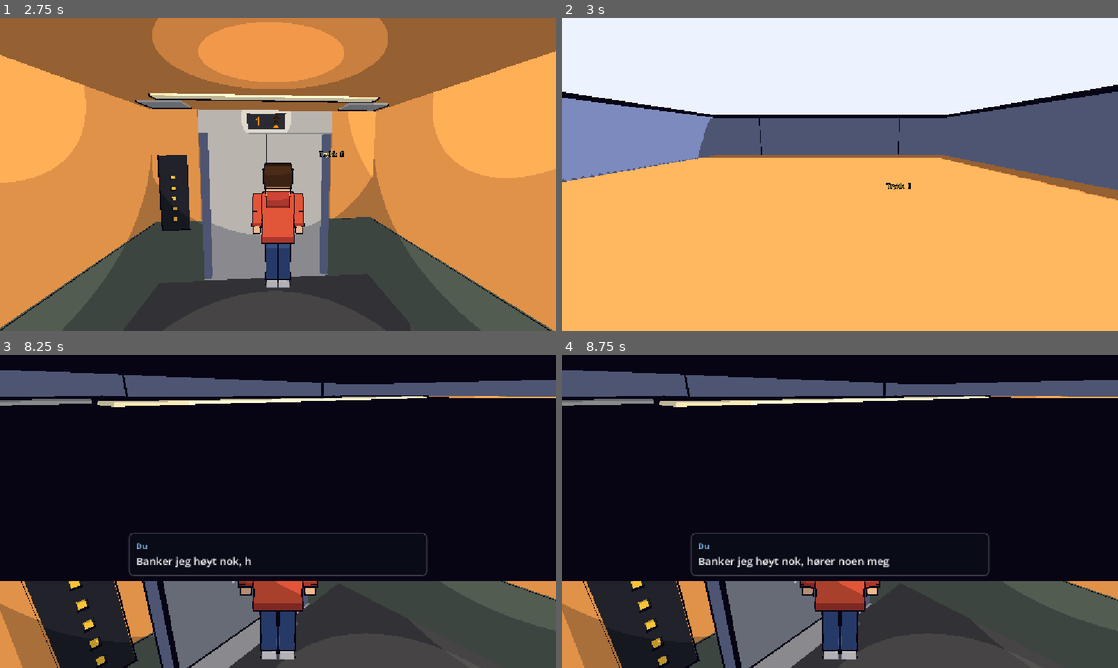
Above: before the commit, frames 1-4 (two rows, left to right).
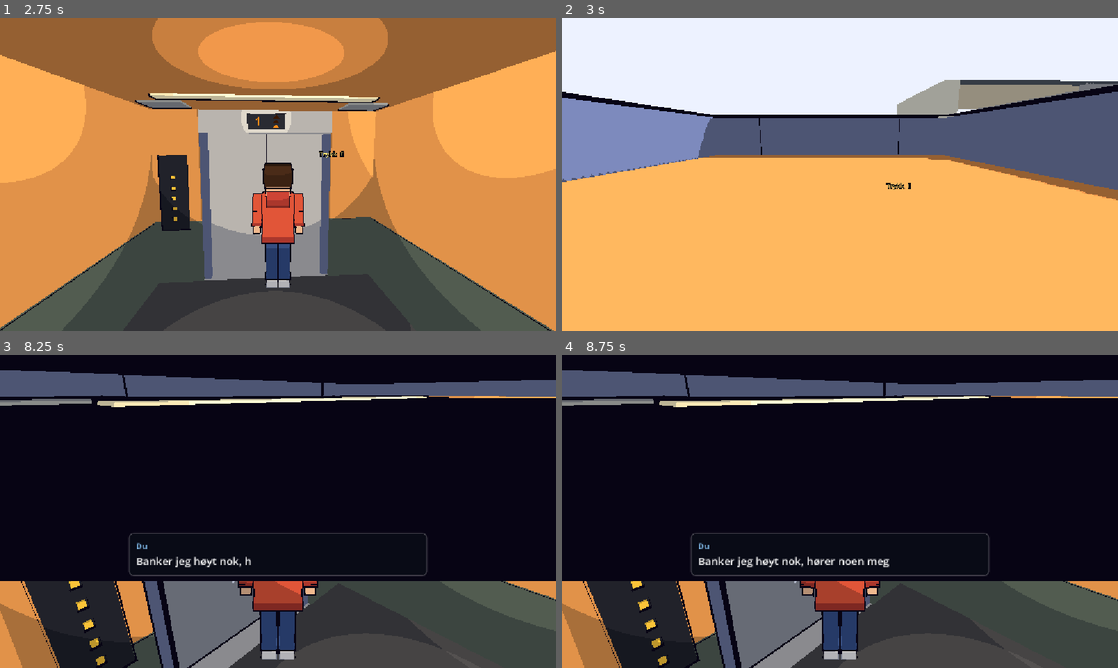
Above: after the commit, the same moments.

Repository: AJC0520/student_game
Game: Godot game, scene res://scenes/main.tscn
Same seed, same stepped clock (60 frames per second), same inputs: the game is played once before the commit and once after it.
Inputs (mouse positions are in pixels of both pictures, inside the frame that each line leads up to):
- Up to frame 1 (2.75 s): tap Enter at 0.5 s; move the mouse to (305, 174) at 0.52 s; hold W (move_forward) from 0.53 s (still down); tap E (interact) at 0.6 s; tap Space (jump) at 0.77, 1.52 s; move the mouse to (250, 174) at 1.27 s; tap Shift (sprint) at 1.35 s; move the mouse to (289, 168) at 2.02 s; hold V (toggle_view) from 2.03 s (still down)
- Up to frame 2 (3 s): keep holding W (move_forward); tap Space (jump) at 2.75 s; move the mouse to (834, 180) at 2.77 s; release V (toggle_view) at 2.78 s; tap E (interact) at 2.85 s
- Up to frame 3 (8.25 s): tap Space (jump) at 3.02, 3.77, 4.52, 5, 6.02, 6.77, 7.52 s; move the mouse to (316, 514) at 3.52 s; hold Shift (sprint) 3.53-4.28 s; tap Enter at 4.25, 6.5 s; move the mouse to (233, 508) at 4.27 s; tap V (toggle_view) at 4.35 s; move the mouse to (283, 511) at 5.02 s; tap E (interact) at 5.1, 7.35 s; move the mouse to (255, 505) at 5.77 s; release W (move_forward) at 5.78 s; hold D (move_right) 5.78-6.53 s; tap Shift (sprint) at 5.85 s; move the mouse to (305, 511) at 6.52 s; hold V (toggle_view) 6.53-7.28 s; hold W (move_forward) from 6.53 s (still down); move the mouse to (250, 511) at 7.27 s; move the mouse to (289, 505) at 8.02 s; hold Shift (sprint) from 8.03 s (still down)
- Up to frame 4 (8.75 s): keep holding W (move_forward); keep holding Shift (sprint)

Frame 1 is identical in both runs. In frame 2, 2.6% of the frame differs, in the area x 60-100%, y 19-46%; in frame 3, less than 0.1%; in frame 4, less than 0.1%.

Commit message:
feat(level): add group rooms, corridor slat ceiling and plaster band
A4-145 and A4-147 become real rooms with birch-framed glass fronts, doors, tables, chairs and whiteboards. The corridor gets a raised wooden-slat ceiling with downlights, plaster bands above the fronts and ends, and taller glass. New solids get colliders and the Plaster and SlatWood toon colors are added.

Diff:
--- a/godot_project/assets/material_colors.json
+++ b/godot_project/assets/material_colors.json
@@ -484,6 +484,11 @@
   0.33,
   0.22
  ],
+ "Toon_Plaster": [
+  0.86,
+  0.86,
+  0.82
+ ],
  "Toon_PosterB": [
   0.3,
   0.45,
@@ -588,6 +593,11 @@
   0.88,
   0.67,
   0.52
+ ],
+ "Toon_SlatWood": [
+  0.8,
+  0.76,
+  0.68
  ],
  "Toon_Snack": [
   0.95,
--- a/godot_project/scripts/level.gd
+++ b/godot_project/scripts/level.gd
@@ -8,7 +8,7 @@
 const MC := preload("res://scripts/material_colors.gd")
 
 ## Meshes whose node name starts with one of these get a trimesh StaticBody3D (world layer).
-const COLLIDERS: Array[String] = ["Walls", "Floor", "Glass_Wall", "Railing", "Lift1_Leaf", "Online_Furn", "Ceil_", "Door_A4Entrance"]
+const COLLIDERS: Array[String] = ["Walls", "Floor", "Glass_Wall", "Railing", "Lift1_Leaf", "Online_Furn", "Ceil_", "Door_A4Entrance", "Door_A4-", "GroupRoom_Fronts", "Plaster_"]
 
 var _toon_cache: Dictionary = {}
 var _outline_mat: ShaderMaterial
--- a/godot_project/scripts/material_colors.gd
+++ b/godot_project/scripts/material_colors.gd
@@ -98,6 +98,7 @@
 	"Toon_PlantDark": Color(0.14, 0.38, 0.22),
 	"Toon_PlantGreen": Color(0.2, 0.5, 0.28),
 	"Toon_PlantTrunk": Color(0.45, 0.33, 0.22),
+	"Toon_Plaster": Color(0.86, 0.86, 0.82),
 	"Toon_PosterB": Color(0.3, 0.45, 0.85),
 	"Toon_PosterG": Color(0.35, 0.7, 0.45),
 	"Toon_PosterR": Color(0.88, 0.3, 0.28),
@@ -119,6 +120,7 @@
 	"Toon_SignWhite": Color(0.95, 0.95, 0.95),
 	"Toon_Skin": Color(0.96, 0.76, 0.62),
 	"Toon_SkinTan": Color(0.88, 0.67, 0.52),
+	"Toon_SlatWood": Color(0.8, 0.76, 0.68),
 	"Toon_Snack": Color(0.95, 0.75, 0.25),
 	"Toon_SofaDark": Color(0.2, 0.22, 0.28),
 	"Toon_TVGame": Color(0.4, 0.65, 0.92),
Binary file changed: godot_project/assets/a4_blockout.glb
Not shown, changed: blender_assets/build_scripts/blockout4.py
Not shown, changed: blender_assets/build_scripts/blockout4_pre_online2.py
